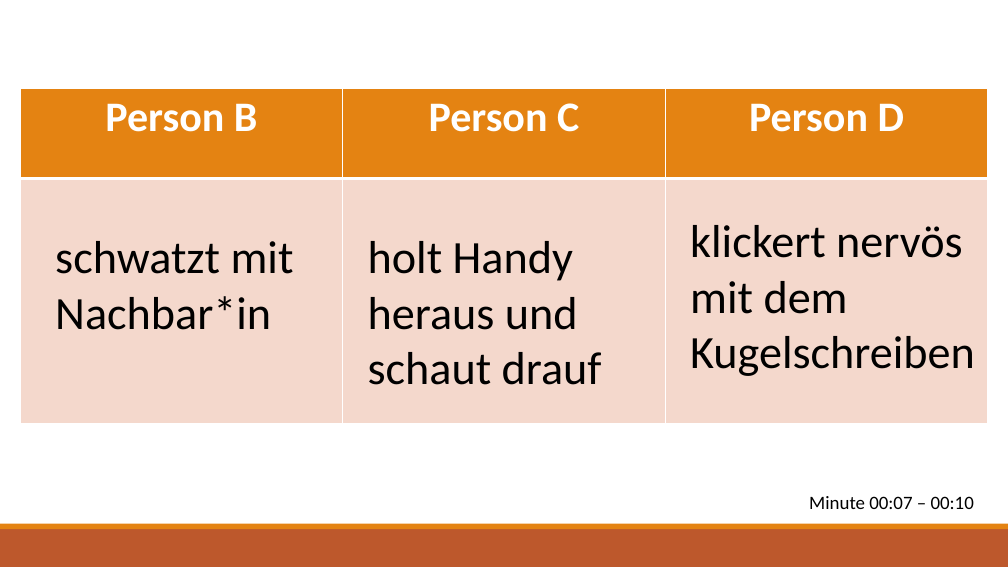
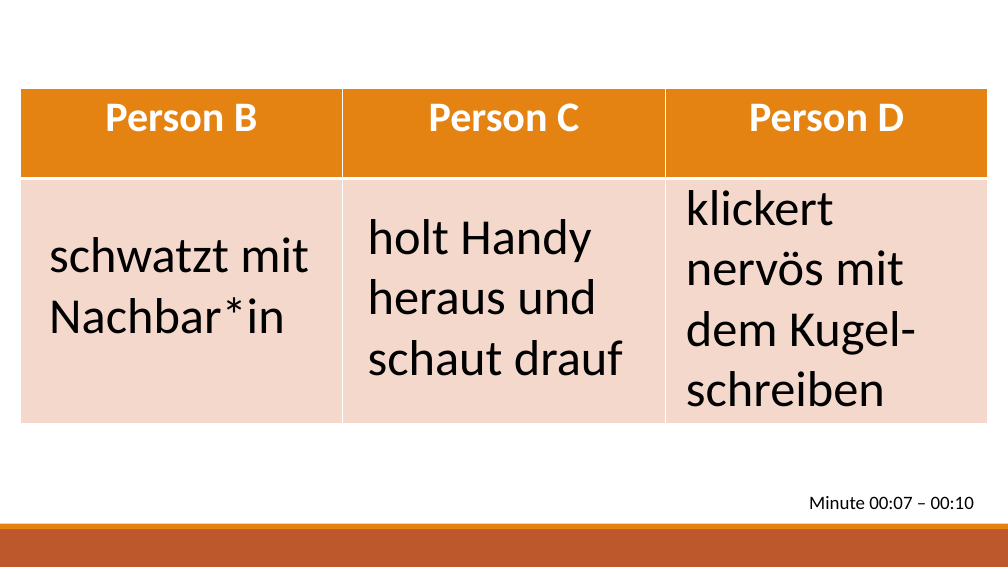
Before and after one commit to ginaamri/Mandy-PhD, a slide deck: slide 7 of studies/labor study_A/script_labpilotpersonA.pptx. Drawn at 1008x567 pixels with LibreOffice and Linux fonts; fonts in the diff are those of the drawing. Boxes give left, top, right and bottom in pixels: in the first picture for what was removed or moved away, otherwise in the second. Text is boxed around its words. In the diff, an @@ line names an element or a change of style, - is before the commit and + after.

```diff
--- a/studies/labor study_A/script_labpilotpersonA.pptx
+++ b/studies/labor study_A/script_labpilotpersonA.pptx
@@ text "holt Handy heraus und schaut ..." at bbox=[368, 219, 623, 376]: size 44 to 48 pt @@
@@ text "holt Handy heraus und schaut ...": place and size @@
-text "holt Handy heraus und schaut ..." at bbox=[368, 241, 602, 385]
+text "holt Handy heraus und schaut ..." at bbox=[368, 219, 623, 376]
@@ text at bbox=[686, 190, 916, 407]: text changed; size 44 to 48 pt @@
-klickert nervös mit dem Kugelschreiben
+klickert nervös mit dem Kugel-schreiben
@@ text "schwatzt mit Nachbar*in" at bbox=[49, 237, 309, 334]: size 44 to 48 pt @@
```
Also in this commit, not shown: 2 other slides changed, 26 other files.
